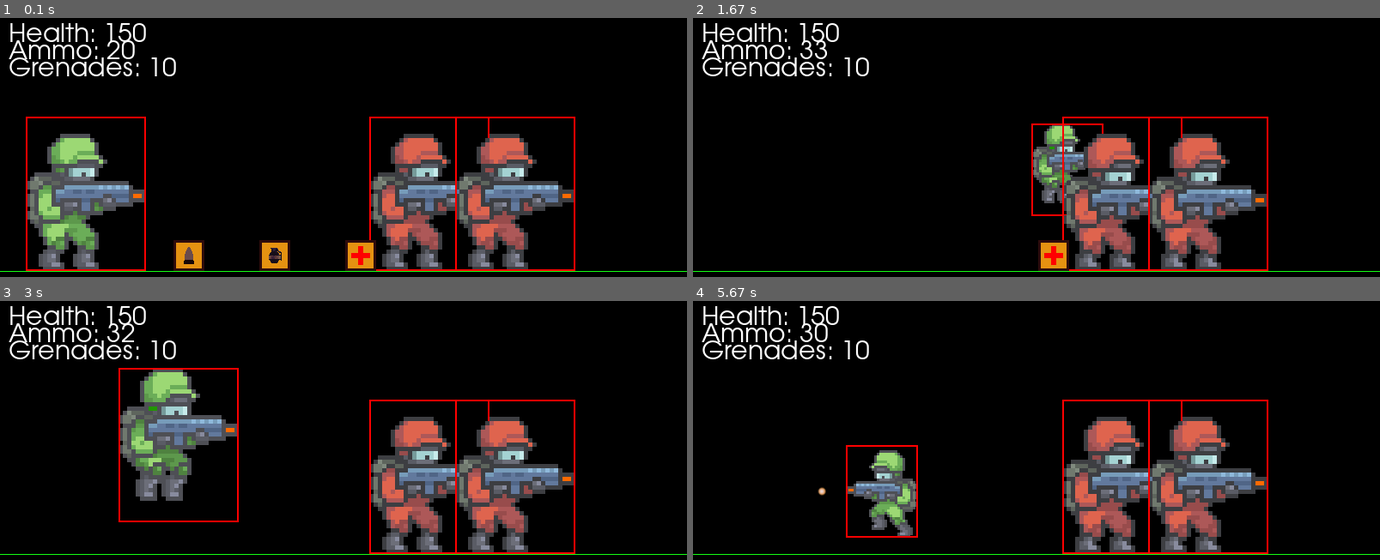
Above: before the commit, frames 1-4 (two rows, left to right).
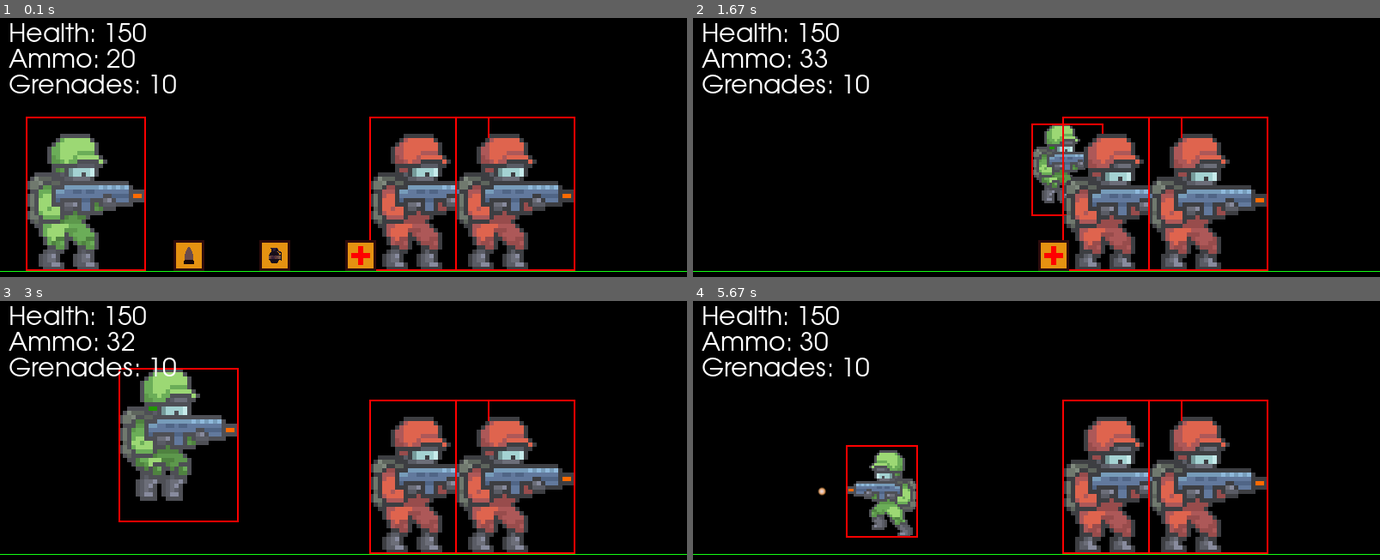
Above: after the commit, the same moments.

Repository: olibark/ALEVEL
Game: pygame game, started from PyGame/PART2ON/main.py
The game is run twice, just before and just after one commit, with the same random seed, the same clock (stepped at 60 frames per second) and the same inputs.
Inputs:
- Up to frame 1 (0.1 s): no input
- Up to frame 2 (1.67 s): tap J at 0.33, 0.82 s; hold D 0.67-1.13 s; tap Space at 0.73, 1.03, 1.23, 1.53 s; hold D 1.17-1.63 s; tap Shift at 1.32 s
- Up to frame 3 (3 s): hold A 1.67-2.2 s; tap Space at 1.73, 2.03, 2.3, 2.6, 2.73 s; hold A 2.23-2.63 s; tap J at 2.38 s; hold D from 2.67 s (still down); tap Shift at 2.82 s
- Up to frame 4 (5.67 s): tap Space at 3.03, 3.4, 3.7, 3.9, 4.2, 4.4, 4.7, 4.9, 5.2, 5.47 s; release D at 3.3 s; hold A 3.33-3.8 s; hold D 3.83-4.3 s; tap J at 3.98, 5.55 s; hold D 4.33-4.8 s; tap Shift at 4.48 s; hold A 4.83-5.37 s; hold A from 5.4 s (still down)

The runs differ from the first frame. In frame 1, 1.8% of the frame differs, in the area x 1-26%, y 8-30%; in frame 2, 1.8%; in frame 3, 1.8%; in frame 4, 1.8%.

Commit message:
commit with working bars and finally player able to shoot before picking up ammo...

Diff:
--- a/PyGame/PART2ON/background.py
+++ b/PyGame/PART2ON/background.py
@@ -1,7 +1,5 @@
 import pygame
 import constants as c
-
-textFont = c.textFont
 
 def drawBG(screen, BACKGROUND):
     screen.fill(BACKGROUND)
@@ -12,7 +10,7 @@
     img = textFont.render(text, True, colour)
     screen.blit(img, (x, y))
 
-def drawBars(player, enemyGroup, screen):
+def drawBars(player, screen):
     drawText(f"Health: {player.health}", c.WHITE, screen, 10, 10)
-    drawText(f"Ammo: {player.ammo}", c.WHITE, screen, 10, 30)
-    drawText(f"Grenades: {player.grenades}", c.WHITE, screen, 10, 50)
+    drawText(f"Ammo: {player.ammo}", c.WHITE, screen, 10, 40)
+    drawText(f"Grenades: {player.grenades}", c.WHITE, screen, 10, 70)
--- a/PyGame/PART2ON/loop.py
+++ b/PyGame/PART2ON/loop.py
@@ -8,7 +8,6 @@
 def main_loop(player, enemyGroup, screen):
 
     bg.drawBG(screen, c.BACKGROUND)  # draw background
-    bg.drawBars(player, enemyGroup, screen)
     # player and enemy draw order
     maxEnemyScale = max((enemy.scale for enemy in enemyGroup), default=0)
     if len(enemyGroup) > 0 and player.scale >= maxEnemyScale:
@@ -35,6 +34,8 @@
     g.explosionGroup.draw(screen)
     it.itemBoxGroup.draw(screen)
 
+    bg.drawBars(player, screen)
+
     if player.alive:
         if c.shooting:
             player.shoot()
@@ -49,7 +50,7 @@
             g.grenadeGroup.add(grenade)
             c.grenadeThrown = True
             player.grenades -= 1
-            print(player.grenades)
+
         if player.inAir:
             player.updateAction(2)
         elif player.movingLeft or player.movingRight:
--- a/PyGame/PART2ON/player.py
+++ b/PyGame/PART2ON/player.py
@@ -168,7 +168,7 @@
             self.updateTime = pygame.time.get_ticks()
 
     def shoot(self):
-        if self.shotCooldown <= 0 and self.ammo > 10:
+        if self.shotCooldown <= 0 and self.ammo > 0:
             self.shotCooldown = 10 # Cooldown time in frames ( 1/3 of second )
             bullet = b.Bullet(
                 self.rect.centerx + (0.6 * self.rect.size[0] * self.direction),
